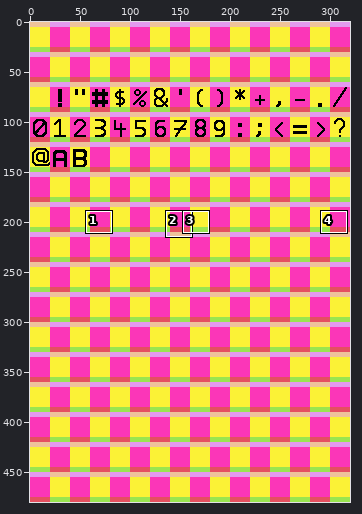
Pixel-art file, stored at utils/font_maker/font.aseprite. The first picture is a wide view before the edit; the outline marks the close-up.
Close-up. As it was:
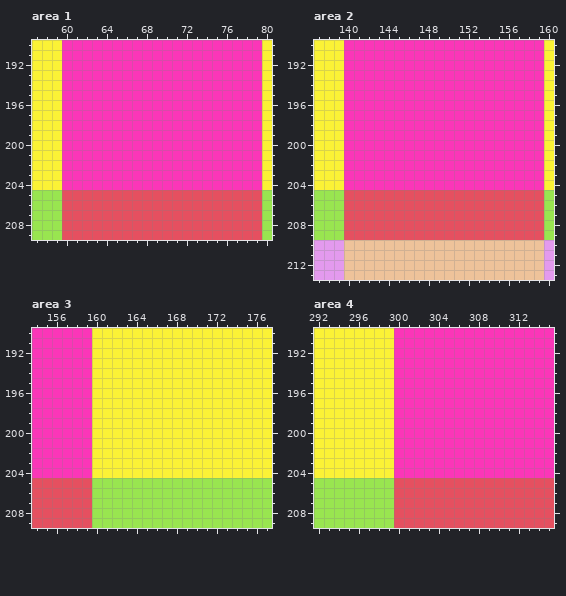
320x480 pixels, 1 frame. Shown: area 1: x 57..80, y 190..209; area 2: x 137..160, y 190..213; area 3: x 154..177, y 190..209; area 4: x 292..315, y 190..209. The commit also changed other parts of the picture, which this record leaves out.
The result:
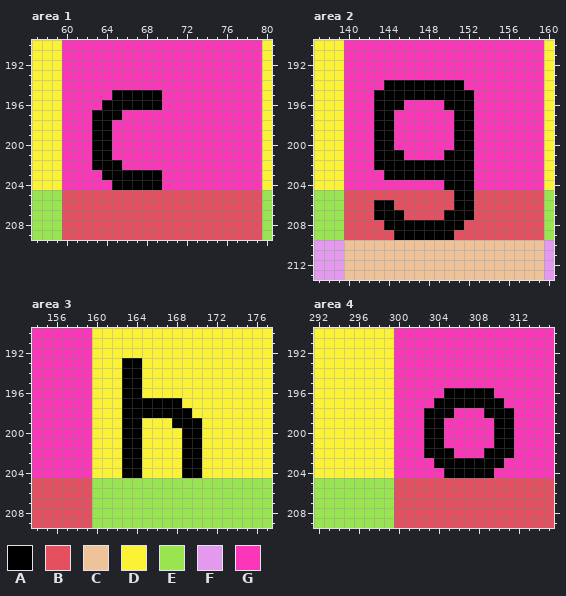
Palette (. is transparent): A #000000  B #e55060  C #eec39a  D #fbf236  E #99e550  F #e39aee  G #fb36b8
From old to new:
Area 1, layer "Layer 2":
y 195: x 65..69 GGGGG -> AAAAA
y 196: x 64..69 GGGGGG -> AAAAAA
y 197: x 63..65 GGG -> AAA
y 198..201: x 63..64 GG -> AA
y 202: x 63..65 GGG -> AAA
y 203: x 64..69 GGGGGG -> AAAAAA
y 204: x 65..69 GGGGG -> AAAAA
Area 2, layer "Layer 2":
y 194: x 144..151 GGGGGGGG -> AAAAAAAA
y 195: x 143..152 GGGGGGGGGG -> AAAAAAAAAA
y 196: x 143..145 GGG -> AAA; x 150..152 GGG -> AAA
y 197..200: x 143..144 GG -> AA; x 151..152 GG -> AA
y 201: x 143..145 GGG -> AAA; x 150..152 GGG -> AAA
y 202: x 143..152 GGGGGGGGGG -> AAAAAAAAAA
y 203: x 144..152 GGGGGGGGG -> AAAAAAAAA
y 204: x 150..152 GGG -> AAA
y 205: x 151..152 BB -> AA
y 206: x 143..144 BB -> AA; x 151..152 BB -> AA
y 207: x 143..145 BBB -> AAA; x 150..152 BBB -> AAA
y 208: x 144..151 BBBBBBBB -> AAAAAAAA
y 209: x 145..150 BBBBBB -> AAAAAA
Area 3, layer "Layer 2":
y 193..196: x 163..164 DD -> AA
y 197: x 163..168 DDDDDD -> AAAAAA
y 198: x 163..169 DDDDDDD -> AAAAAAA
y 199: x 163..164 DD -> AA; x 168..170 DDD -> AAA
y 200..204: x 163..164 DD -> AA; x 169..170 DD -> AA
Area 4, layer "Layer 2":
y 196: x 305..309 GGGGG -> AAAAA
y 197: x 304..310 GGGGGGG -> AAAAAAA
y 198: x 303..305 GGG -> AAA; x 309..311 GGG -> AAA
y 199..201: x 303..304 GG -> AA; x 310..311 GG -> AA
y 202: x 303..305 GGG -> AAA; x 309..311 GGG -> AAA
y 203: x 304..310 GGGGGGG -> AAAAAAA
y 204: x 305..309 GGGGG -> AAAAA
